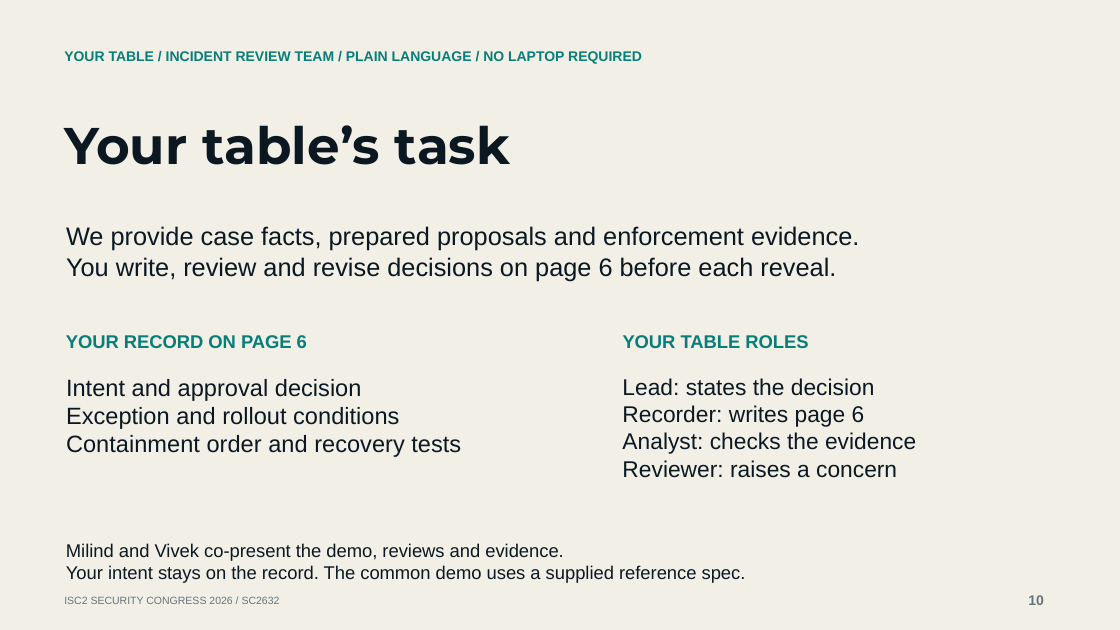
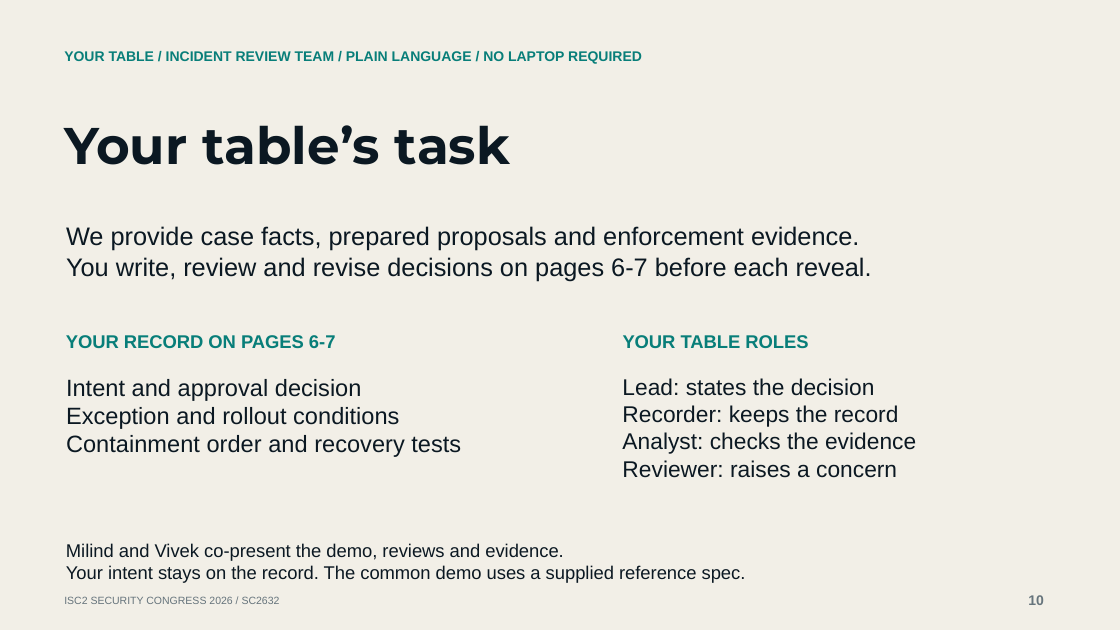
Before and after one commit to mgunjan/sc2632-tabletop, a slide deck: slide 10 of submission/2026-10-13/SC2632-session-four-cases.pptx. Drawn at 1120x630 pixels with LibreOffice and Linux fonts; fonts in the diff are those of the drawing. Boxes give left, top, right and bottom in pixels: in the first picture for what was removed or moved away, otherwise in the second. Text is boxed around its words. In the diff, an @@ line names an element or a change of style, - is before the commit and + after.

Commit message:
Give teams room to preserve and revise containment decisions

```diff
--- a/submission/2026-10-13/SC2632-session-four-cases.pptx
+++ b/submission/2026-10-13/SC2632-session-four-cases.pptx
@@ text at (x1=66, y1=257, x2=872, y2=281): text changed @@
-You write, review and revise decisions on page 6 before each reveal.
+You write, review and revise decisions on pages 6-7 before each reveal.
@@ text at (x1=66, y1=335, x2=336, y2=348): text changed @@
-YOUR RECORD ON PAGE 6
+YOUR RECORD ON PAGES 6-7
@@ text at (x1=622, y1=405, x2=899, y2=427): text changed @@
-Recorder: writes page 6
+Recorder: keeps the record
```
Also in this commit, not shown: 2 other slides changed, 13 other files.
